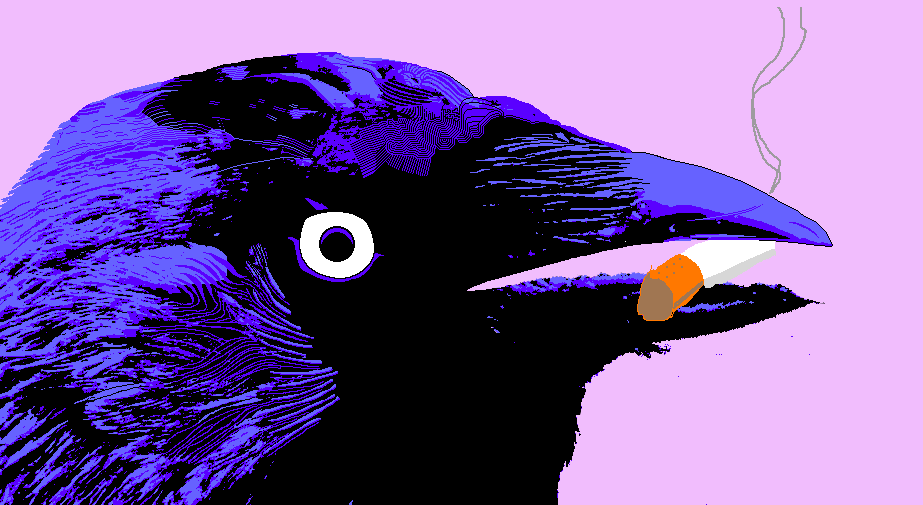
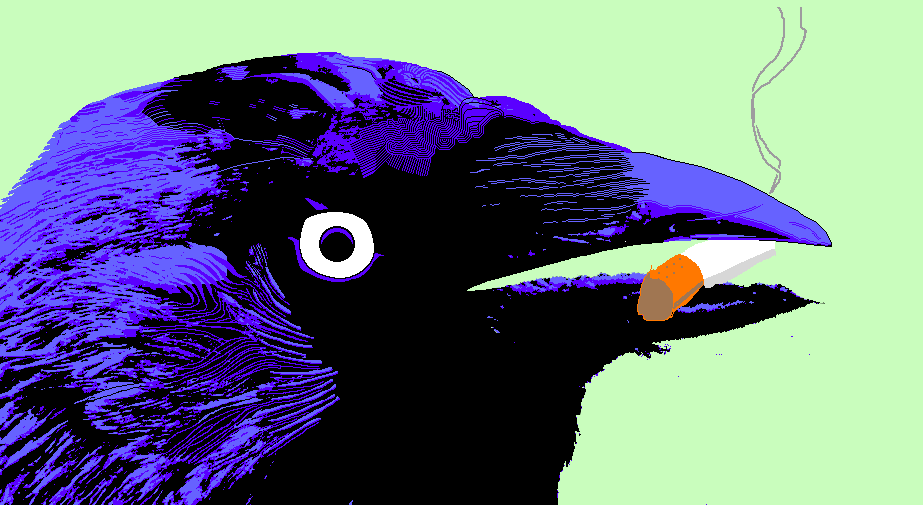
Layer changes from the first 923×505 image to the second:
painted on "Layer 3" over [476, 132, 833, 246]
painted on "itum" over [752, 91, 780, 175]
painted on "Background" over [0, 0, 923, 505]
